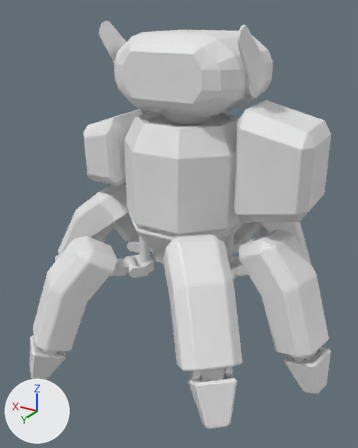
Before and after pictures for a commit that changed the Blender file HexGrid/Prefabs/Character/Robot_character.blend.
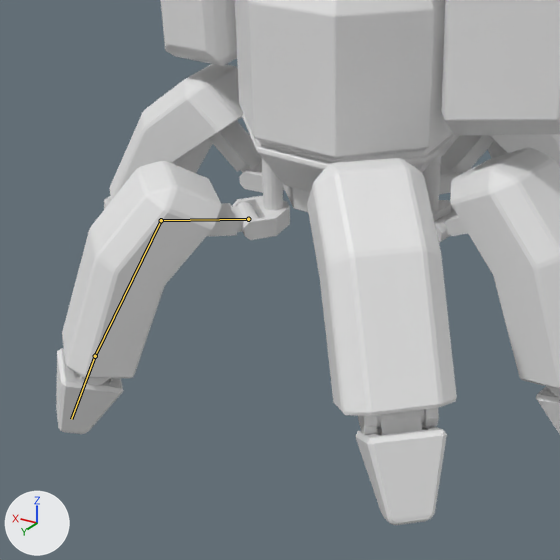
There are two pictures of each version: one whole from a 50 mm camera at (-2.21, 3.83, 3.14) aimed at (0.11, -0.04, 1.2), one close up on the part from 0% to 83% of the width and 34% to 100% of the height. Lighting does not change. The marker at lower left points along +X, +Y and +Z. Both versions are drawn at frame 23 of the action 'Walking'; the numbers are the values there. The bones that change are drawn over the model as lines in the close-ups.

Objects in the first close-up: 'Body.Bottom', 'Body.Torso', 'Laser_Cannon_L', 'Leg_0.001', 'Leg_0.002', 'Leg_1.000', 'Leg_1.001', 'Leg_1.002', 'Leg_1.003', 'Leg_2.002', 'Leg_2.003', 'Leg_3.002', 'Missiles_R'.
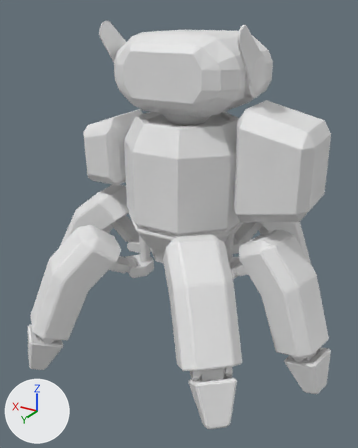
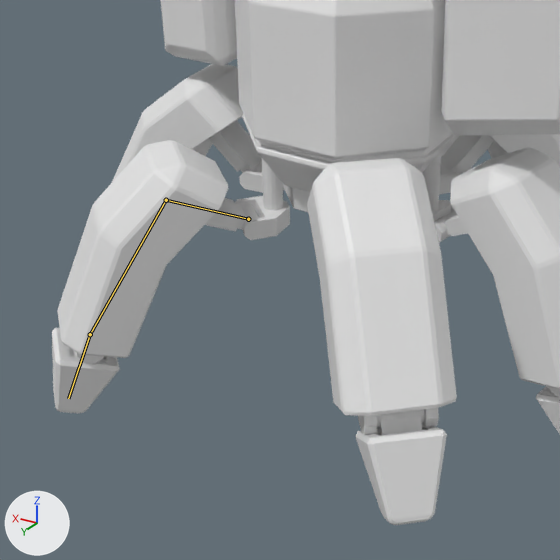
What changed in the scene script:
```text
Change bone_leg_1_bone_middle:
    where bone_leg_1_bone_middle = bpy.data.objects['Armature'].pose.bones['Leg_1.Bone.Middle']  # child of 'Leg_1.Bone.None'
    bone_leg_1_bone_middle.rotation_euler: (-0.559, 0.0, 0.0) -> (-0.297, 0.0, 0.0)  # degrees (-32, 0, 0) -> degrees (-17, 0, 0)
Change bone_leg_1_bone_end:
    where bone_leg_1_bone_end = bpy.data.objects['Armature'].pose.bones['Leg_1.Bone.End']  # child of 'Leg_1.Bone.Middle'
    bone_leg_1_bone_end.rotation_euler: (0.0, 0.0, -0.82) -> (0.0, 0.0, -0.628)  # degrees (0, 0, -47) -> degrees (0, 0, -36)
Change bone_leg_1_bone_feet:
    where bone_leg_1_bone_feet = bpy.data.objects['Armature'].pose.bones['Leg_1.Bone.Feet']  # child of 'Leg_1.Bone.End'
    bone_leg_1_bone_feet.rotation_euler: (0.0, 0.0, -0.262) -> (0.0, 0.0, -0.157)  # degrees (0, 0, -15) -> degrees (0, 0, -9)
```

Location of each change, (x1, y1, x2, y2) in pixels of the close-ups (560 x 560 px):
'Leg_1.002', posed (7% wider)
    before: (62, 161, 221, 385)
    after: (57, 140, 228, 364)
'Leg_1.003', posed
    before: (56, 348, 124, 434)
    after: (52, 328, 120, 413)
'Leg_1.001', posed
    before: (207, 202, 259, 236)
    after: (205, 198, 259, 231)
bone 'Leg_1.Bone.Middle', root to tip
    before: (248, 219) to (161, 220)
    after: (248, 219) to (166, 200)
bone 'Leg_1.Bone.End', root to tip
    before: (161, 220) to (95, 356)
    after: (166, 200) to (90, 334)
bone 'Leg_1.Bone.Feet', root to tip
    before: (95, 356) to (71, 419)
    after: (90, 334) to (68, 398)
